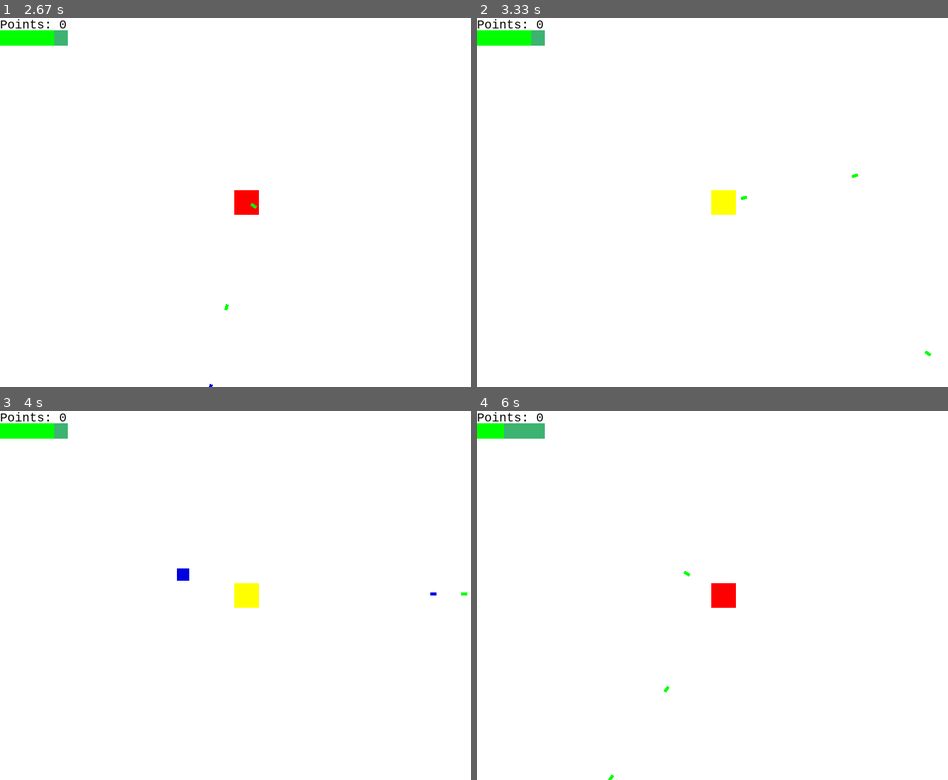
Above: before the commit, frames 1-4 (two rows, left to right).
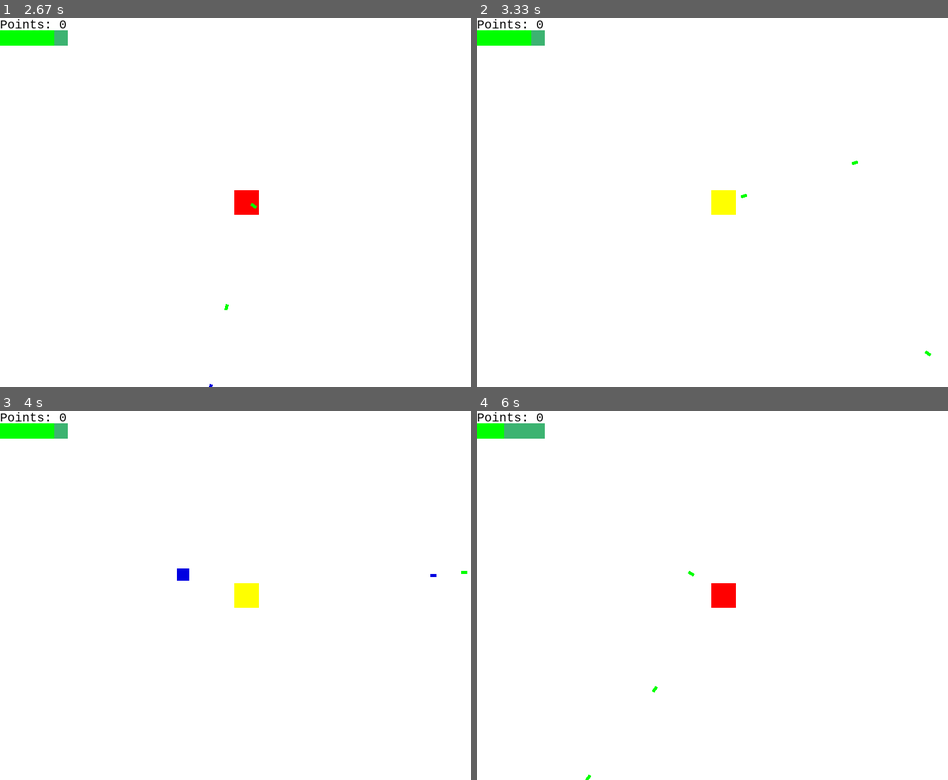
Above: after the commit, the same moments.

Repository: Kolpa/oosl-pygame
Game: pygame game, started from main.py
Two runs of this game, one before a commit and one after it. Both use one fixed random seed, a clock stepped at 60 frames per second and the inputs below.
Inputs (mouse positions are in pixels of both pictures, inside the frame that each line leads up to):
- Up to frame 1 (2.67 s): tap W at 0.33, 0.73, 1.03, 1.23, 1.57, 1.87, 2.07, 2.37, 2.63 s; move the mouse to (249, 224) at 0.7 s; move the mouse to (94, 291) at 1.2 s; move the mouse to (117, 65) at 1.53 s; move the mouse to (226, 298) at 2.03 s; tap E at 2.15 s; move the mouse to (433, 342) at 2.6 s
- Up to frame 2 (3.33 s): move the mouse to (820, 172) at 2.93 s; tap W at 2.97, 3.27 s
- Up to frame 3 (4 s): move the mouse to (400, 588) at 3.37 s; tap W at 3.4 s; tap E at 3.48 s
- Up to frame 4 (6 s): tap W at 4.47, 4.87, 5.17, 5.37, 5.67, 5.87 s; move the mouse to (585, 636) at 4.83 s; tap E at 4.95 s; move the mouse to (651, 702) at 5.33 s; move the mouse to (613, 529) at 5.83 s

Frame 1 is identical in both runs. In frame 2, less than 0.1% of the frame differs, in the area x 56-81%, y 38-50%; in frame 3, less than 0.1%; in frame 4, less than 0.1%, in the area x 23-47%, y 43-100%.

Commit message:
fixed tracing and added sound

Diff:
--- a/entities/bullet.py
+++ b/entities/bullet.py
@@ -22,7 +22,7 @@
         self.image = pygame.transform.rotate(self.image, angle)
 
         self.target = pygame.math.Vector2(target[0], target[1])
-        self.me = pygame.math.Vector2(self.rect.x, self.rect.y)
+        self.me = pygame.math.Vector2(self.rect.centerx, self.rect.centery)
 
         self.tick = self.target - self.me
         self.tick = self.tick.normalize()
--- a/entities/character.py
+++ b/entities/character.py
@@ -20,6 +20,9 @@
         self.rect.centerx = x
         self.rect.centery = y
 
+        self.sound = pygame.mixer.Sound('hit.wav')
+        self.sound.set_volume(0.5)
+
     def shoot(self, target, color):
         shot = Bullet(self.rect, target, color)
 
@@ -28,6 +31,7 @@
 
     def hurt(self):
         self.image.fill((255, 0, 0))
+        self.sound.play()
         Timer(0.25, self.old_color, ()).start()
 
     def old_color(self):
Not shown, added: hit.wav
